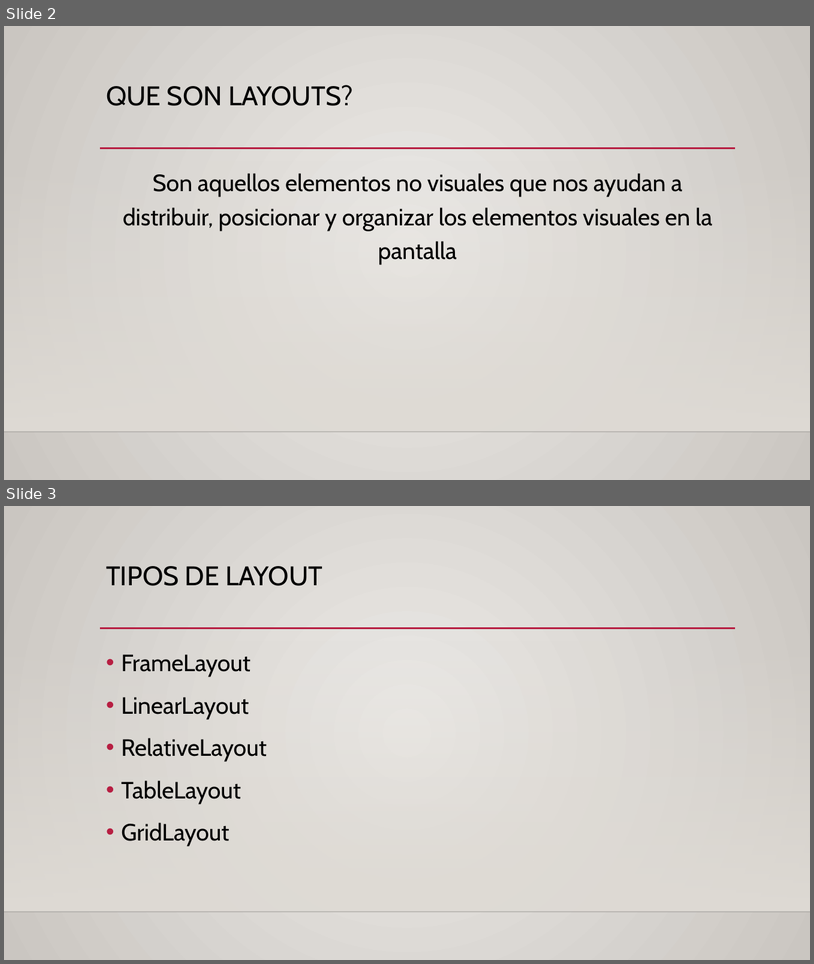
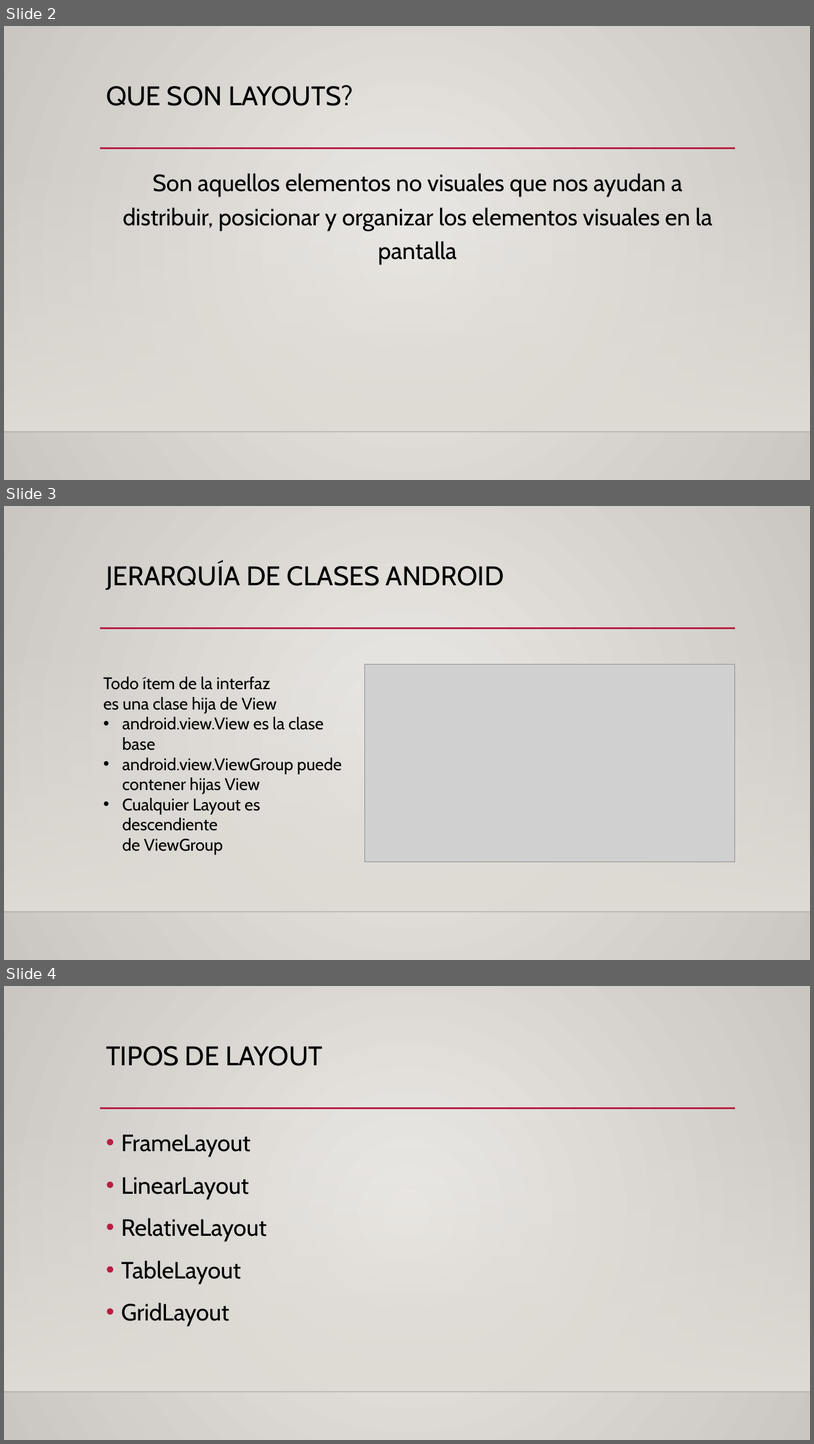
Before and after one commit to anjovazquez/Layouts, a slide deck: TallerR_AndroidLayouts.pptx. Shown one above the other, each under a label of ours: slides 2 and 3 before the commit, slides 2, 3 and 4 after it. The pictures are 814x964 and 814x1444 pixels, drawn with LibreOffice and Linux fonts; fonts in the diff are those of the drawing; grey boxes stand for pictures; background and template pictures are left out. Boxes give left, top, right and bottom in pixels: in the first picture for what was removed or moved away, otherwise in the second. Text is boxed around its words. In the diff, an @@ line names an element or a change of style, - is before the commit and + after.

```diff
--- a/TallerR_AndroidLayouts.pptx
+++ b/TallerR_AndroidLayouts.pptx
@@ slide 3 added at (4, 506, 810, 960), background gradient #ECEAE7 to #CAC7C1; not listed: 3 template elements that a slide beside it also shows @@
@@ title added at (106, 562, 504, 590), 32 pt, text #000000 @@
+JERARQUÍA DE CLASES ANDROID
@@ picture added at (365, 664, 735, 862) @@
@@ text added at (104, 676, 342, 814), 20 pt, text #000000 @@
+Todo ítem de la interfaz
+es una clase hija de View
+• android.view.View es la clase base
+• android.view.ViewGroup puede
+  contener hijas View
+• Cualquier Layout es descendiente
+  de ViewGroup
@@ what was slide 3 is now slide 4 @@
```
Also in this commit, not shown: 1 other file.
